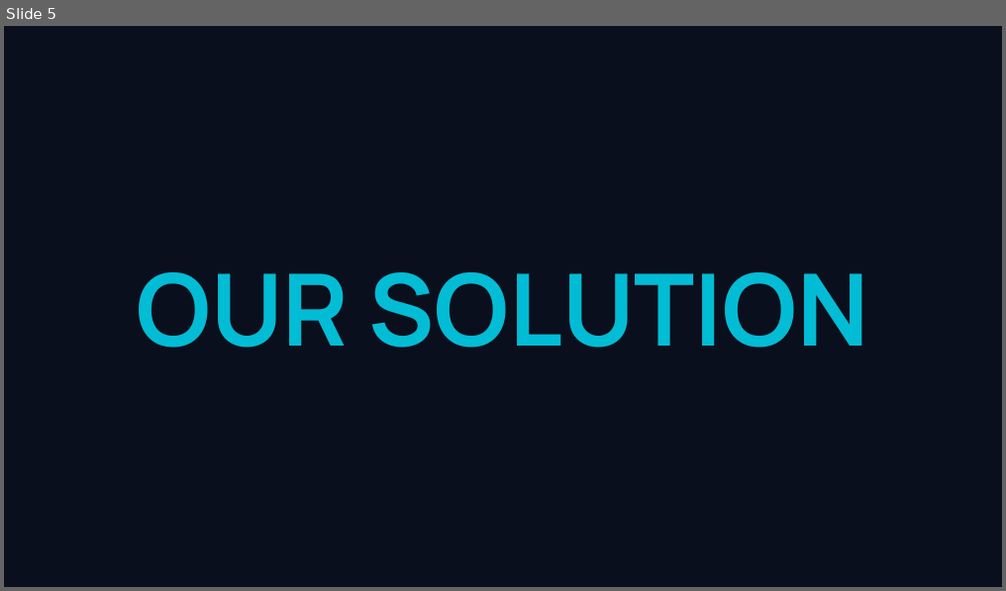
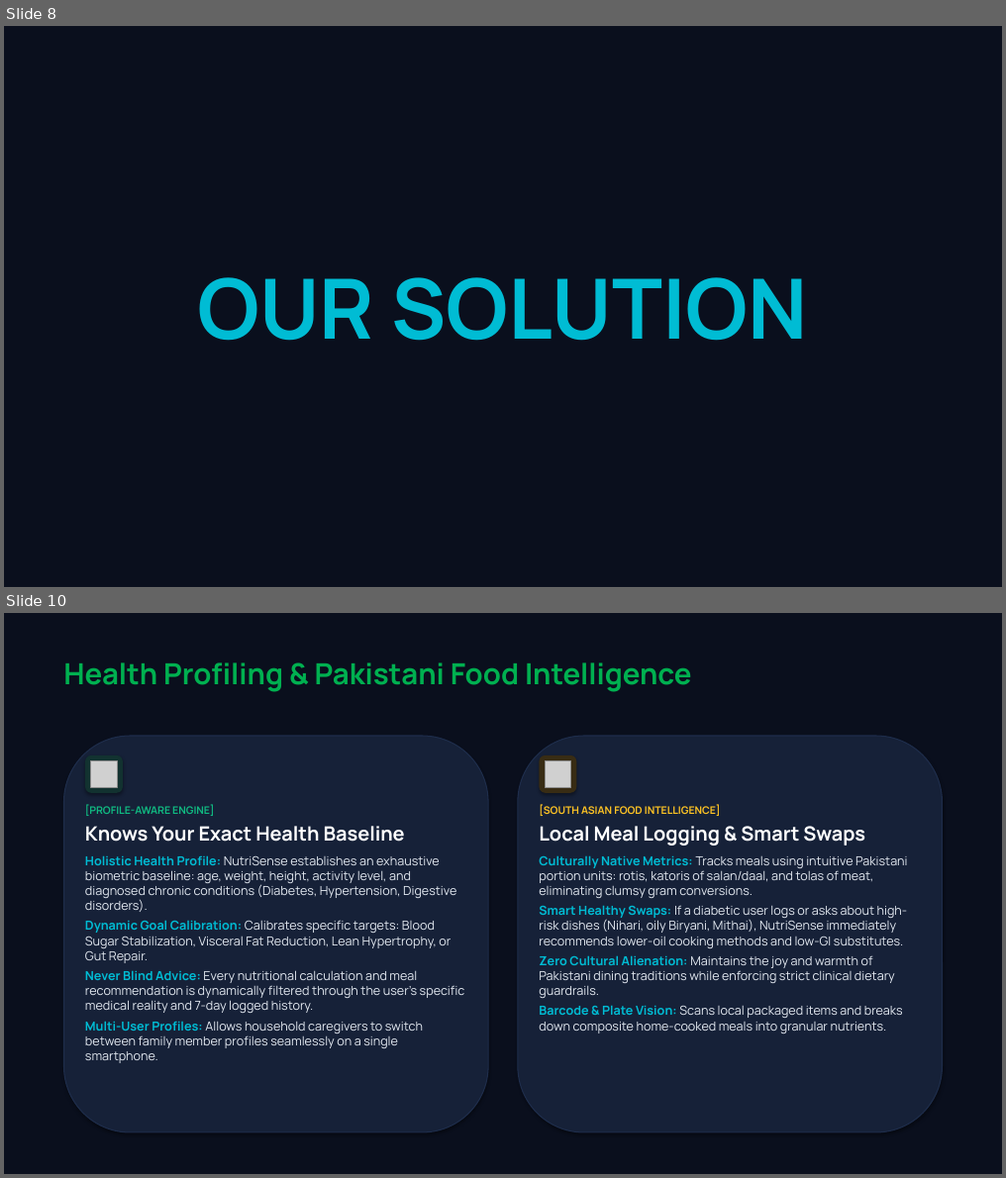
Before and after one commit to m-Affan55/NutriSense, a slide deck: docs/NutriSense_Hackathon_Presentation.pptx. Shown one above the other, each under a label of ours: slide 5 before the commit, slides 8 and 10 after it; the slides between them are not shown. The pictures are 1006x591 and 1006x1178 pixels, drawn with LibreOffice and Linux fonts; fonts in the diff are those of the drawing; grey boxes stand for pictures. Boxes give left, top, right and bottom in pixels: in the first picture for what was removed or moved away, otherwise in the second. Text is boxed around its words. In the diff, an @@ line names an element or a change of style, - is before the commit and + after.

```diff
--- a/docs/NutriSense_Hackathon_Presentation.pptx
+++ b/docs/NutriSense_Hackathon_Presentation.pptx
@@ slide 10 added at [4, 613, 1002, 1174], background #FFFFFF @@
@@ rectangle added at [4, 613, 1002, 1174], fill #0A0F1D @@
@@ text added at [63, 663, 691, 692], 28 pt, text #00B050, bold @@
+Health Profiling & Pakistani Food Intelligence
@@ rounded rectangle added at [63, 736, 488, 1133], fill #162138, outline #1E2D4B 1 pt @@
@@ rounded rectangle added at [85, 756, 122, 792], fill #123230 @@
@@ rounded rectangle added at [518, 736, 943, 1133], fill #162138, outline #1E2D4B 1 pt @@
@@ rounded rectangle added at [540, 756, 576, 792], fill #382C14 @@
@@ picture added at [91, 761, 117, 787] @@
@@ picture added at [545, 761, 570, 787] @@
@@ text added at [85, 805, 465, 1063], 12 pt, text #E2E8F0 @@
+[PROFILE-AWARE ENGINE]
+Knows Your Exact Health Baseline
+Holistic Health Profile: NutriSense establishes an exhaustive biometric baseline: age, weight, height, activity level, and diagnosed chronic conditions (Diabetes, Hypertension, Digestive disorders).
+Dynamic Goal Calibration: Calibrates specific targets: Blood Sugar Stabilization, Visceral Fat Reduction, Lean Hypertrophy, or Gut Repair.
+Never Blind Advice: Every nutritional calculation and meal recommendation is dynamically filtered through the user's specific medical reality and 7-day logged history.
+Multi-User Profiles: Allows household caregivers to switch between family member profiles seamlessly on a single smartphone.
@@ text added at [539, 805, 908, 1034], 12 pt, text #E2E8F0 @@
+[SOUTH ASIAN FOOD INTELLIGENCE]
+Local Meal Logging & Smart Swaps
+Culturally Native Metrics: Tracks meals using intuitive Pakistani portion units: rotis, katoris of salan/daal, and tolas of meat, eliminating clumsy gram conversions.
+Smart Healthy Swaps: If a diabetic user logs or asks about high-risk dishes (Nihari, oily Biryani, Mithai), NutriSense immediately recommends lower-oil cooking methods and low-GI substitutes.
+Zero Cultural Alienation: Maintains the joy and warmth of Pakistani dining traditions while enforcing strict clinical dietary guardrails.
+Barcode & Plate Vision: Scans local packaged items and breaks down composite home-cooked meals into granular nutrients.
@@ what was slide 5 is now slide 8 @@
@@ slide 8 changed as well @@
@@ text "OUR SOLUTION": place and size @@
-text "OUR SOLUTION" at [137, 273, 869, 348]
+text "OUR SOLUTION" at [197, 277, 808, 341]
@@ text "OUR SOLUTION" at [197, 277, 808, 341]: size 96 to 80 pt; more space between paragraphs @@
```
Also in this commit, not shown: 4 other slides changed, 18 other slides added, 11 slides removed, 6 other files.
